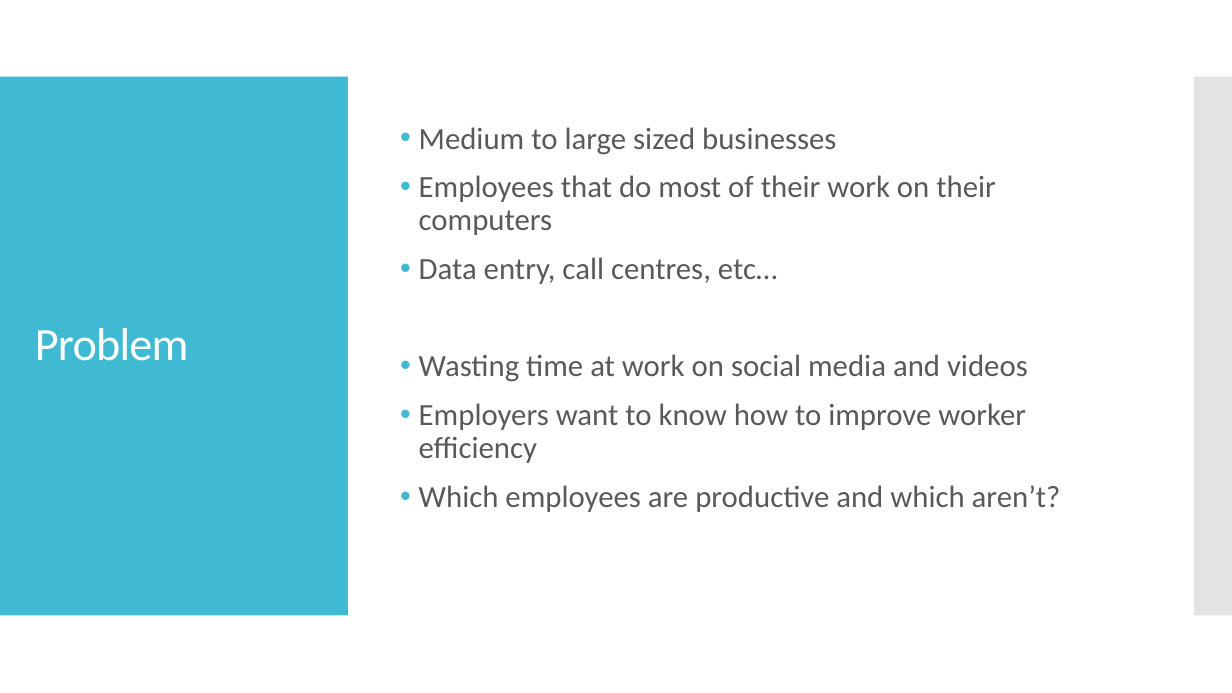
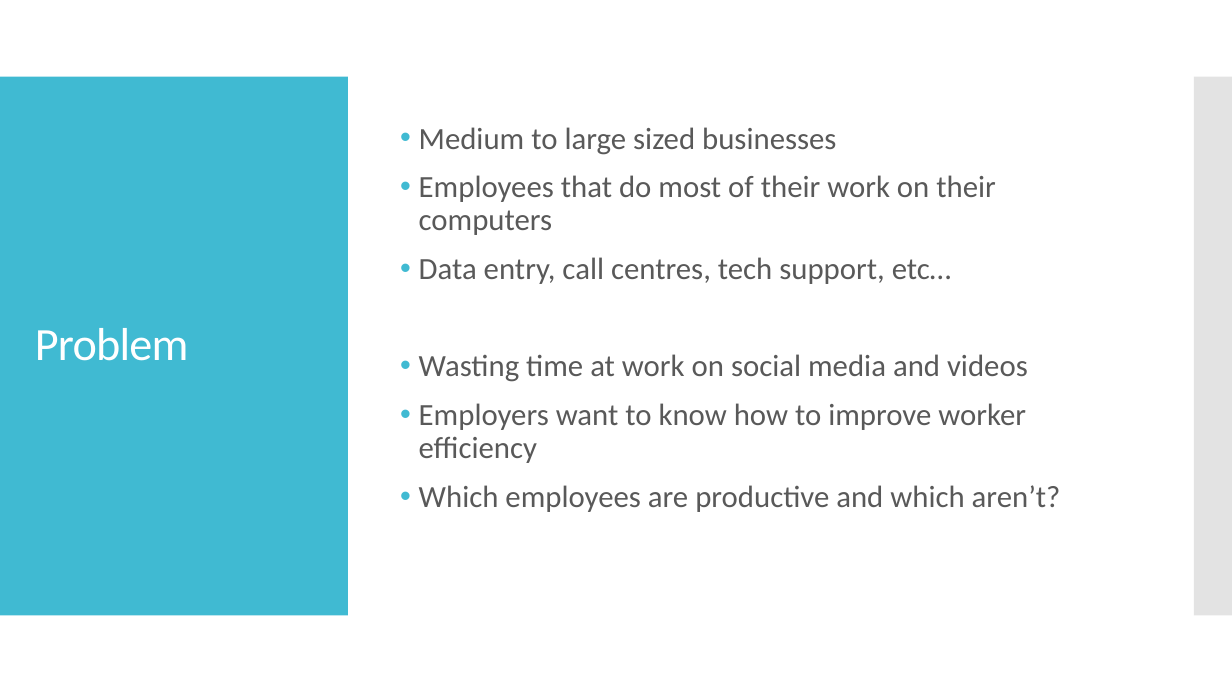
Before and after one commit to SaviMohan/Timekeeper, a slide deck: slide 3 of Planning/Timekeeper.pptx. Drawn at 1232x693 pixels with LibreOffice and Linux fonts; fonts in the diff are those of the drawing. Boxes give left, top, right and bottom in pixels: in the first picture for what was removed or moved away, otherwise in the second. Text is boxed around its words. In the diff, an @@ line names an element or a change of style, - is before the commit and + after.

```diff
--- a/Planning/Timekeeper.pptx
+++ b/Planning/Timekeeper.pptx
@@ text at [419,257,951,284]: text changed @@
-• Data entry, call centres, etc…
+• Data entry, call centres, tech support, etc…
```
Also in this commit, not shown: 3 other slides changed, 4 other files.
